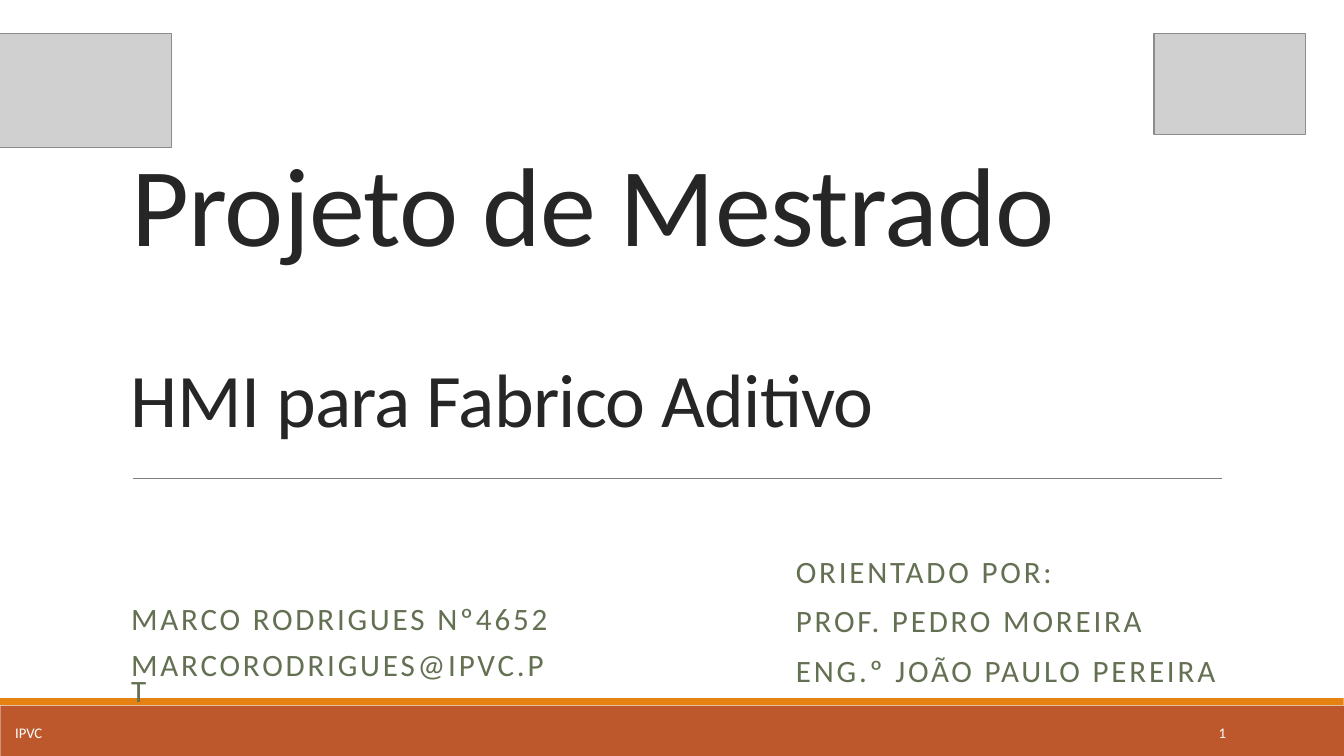
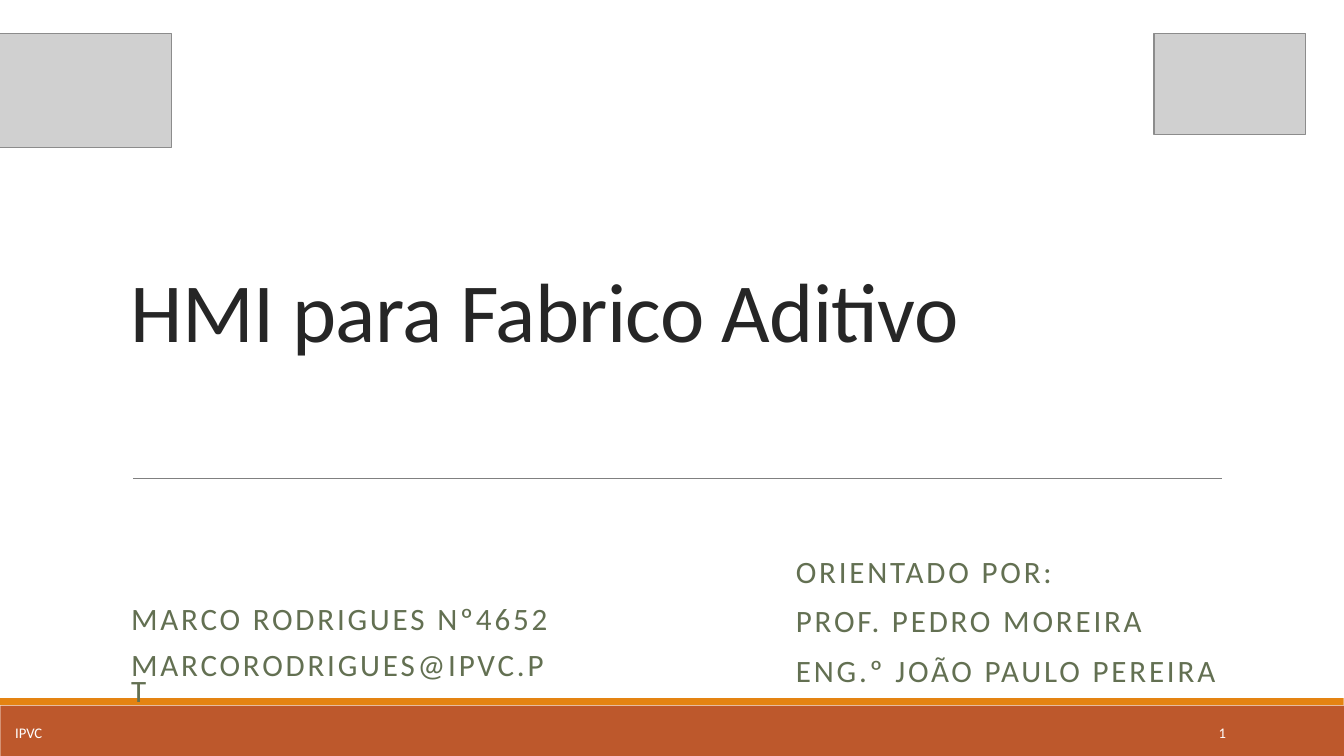
Before and after one commit to marcorlsrodrigues/projeto, a slide deck: slide 1 of Apresentacao Intermedia - Marco Rodrigues.pptx. Drawn at 1344x756 pixels with LibreOffice and Linux fonts; fonts in the diff are those of the drawing; grey boxes stand for pictures. Boxes give left, top, right and bottom in pixels: in the first picture for what was removed or moved away, otherwise in the second. Text is boxed around its words. In the diff, an @@ line names an element or a change of style, - is before the commit and + after.

```diff
--- a/Apresentacao Intermedia - Marco Rodrigues.pptx
+++ b/Apresentacao Intermedia - Marco Rodrigues.pptx
@@ title removed at bbox=[131, 168, 1055, 266] @@
-Projeto de Mestrado
@@ text "HMI para Fabrico Aditivo": place and size @@
-text "HMI para Fabrico Aditivo" at bbox=[131, 374, 873, 440]
+text "HMI para Fabrico Aditivo" at bbox=[131, 283, 959, 356]
@@ text "HMI para Fabrico Aditivo" at bbox=[131, 283, 959, 356]: size 54 to 60 pt @@
```
Also in this commit, not shown: 2 other slides changed.
